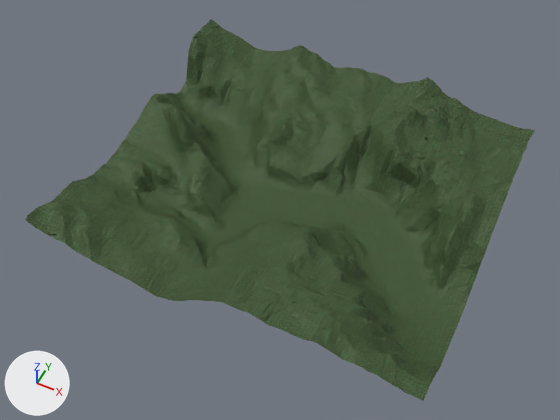
Two versions of the glTF model bin/data/models/terrain/terrain.gltf, one commit apart.
Before and after are seen from a 50 mm camera at (873.0, -1868.0, 2267.0) aimed at (-7.0, -108.0, 67.0). The lights are fixed; the arrows at lower left show +X, +Y and +Z. Vertices at the same position are counted once.
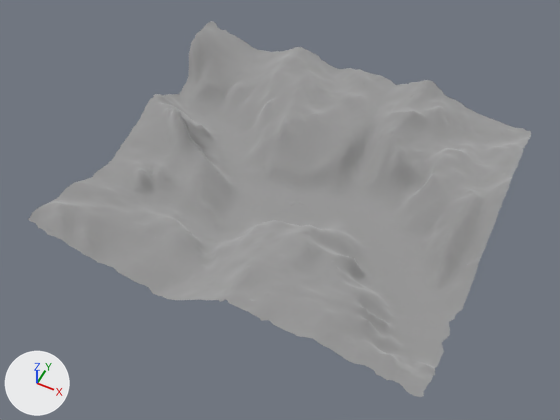
Boxes [x1, y1, x2, y2] around the edits, measured in the pictures (560 x 420 px):
```json
{"object": "Plane475", "change": "reshaped, moved, turned", "before": [25, 19, 535, 401], "after": [28, 21, 531, 397]}
{"part": 1, "of": "me_mesh_904", "change": "rebuilt", "before": [25, 19, 535, 401], "after": [28, 21, 531, 397]}
{"part": 2, "of": "me_mesh_904", "change": "built on", "before": [289, 201, 297, 206], "after": [289, 201, 305, 206]}
```

Edits to the scene script, one JSON object a line:
```json
{"op": "add", "block": "mat_terrain", "code": ["mat_terrain = principled_material('terrain')", "mat_terrain.base_color = (0.588, 0.588, 0.588)  # light grey #cacaca", "mat_terrain.metallic = 1.0", "mat_terrain.roughness = 1.0"]}
{"block": "me_mesh_904", "where": "# used by ob_plane475; location = (-2.0, 0.0, 1.0); rotation_euler = (0.0, 0.0, 0.987), in degrees (0, 0, 57)"}
{"op": "remove", "block": "me_mesh_904", "code": "me_mesh_904.from_pydata(...)  # 10376 vertices, 20365 faces; spans x -953.0..954.0, y -996.0..965.0, z -3.0..279.0"}
{"op": "remove", "block": "me_mesh_904", "code": "me_mesh_904.materials.append(mat_13___default)"}
{"op": "add", "block": "me_mesh_904", "code": "me_mesh_904.from_pydata(...)  # 10380 vertices, 20370 faces; spans x -731.0..753.0, y -663.0..646.0, z -2.0..272.0"}
{"block": "me_mesh_904", "change": "me_mesh_904 part 1: the loose piece of 10022 vertices spanning x -953.0..954.0, y -996.0..965.0, z -3.0..279.0 is rebuilt with 10020 vertices and now spans x -731.0..753.0, y -663.0..646.0, z -2.0..272.0, in mat_terrain (light grey #cacaca)"}
{"block": "me_mesh_904", "change": "me_mesh_904 part 2: 1 vertex moved within x 12.0, y 6.0, z 3.0; 175 vertices removed from x -19.0..19.0, y -10.0..11.0, z -1.0..3.0; 352 vertices added at x -18.0..46.0, y -19.0..24.0, z 1.0..5.0"}
{"op": "add", "block": "me_mesh_904", "code": "me_mesh_904.materials.append(mat_terrain)  # light grey #cacaca"}
{"op": "set", "path": "ob_plane475.rotation_euler", "old": "(0.0, 0.0, 0.987)", "new": "(0.0, 0.0, 0.0)", "note": "degrees (0, 0, 57) -> degrees (0, 0, 0)"}
{"op": "set", "path": "ob_plane475.location", "old": "(-2.0, 0.0, 1.0)", "new": "(0.0, 0.0, 0.0)"}
```
